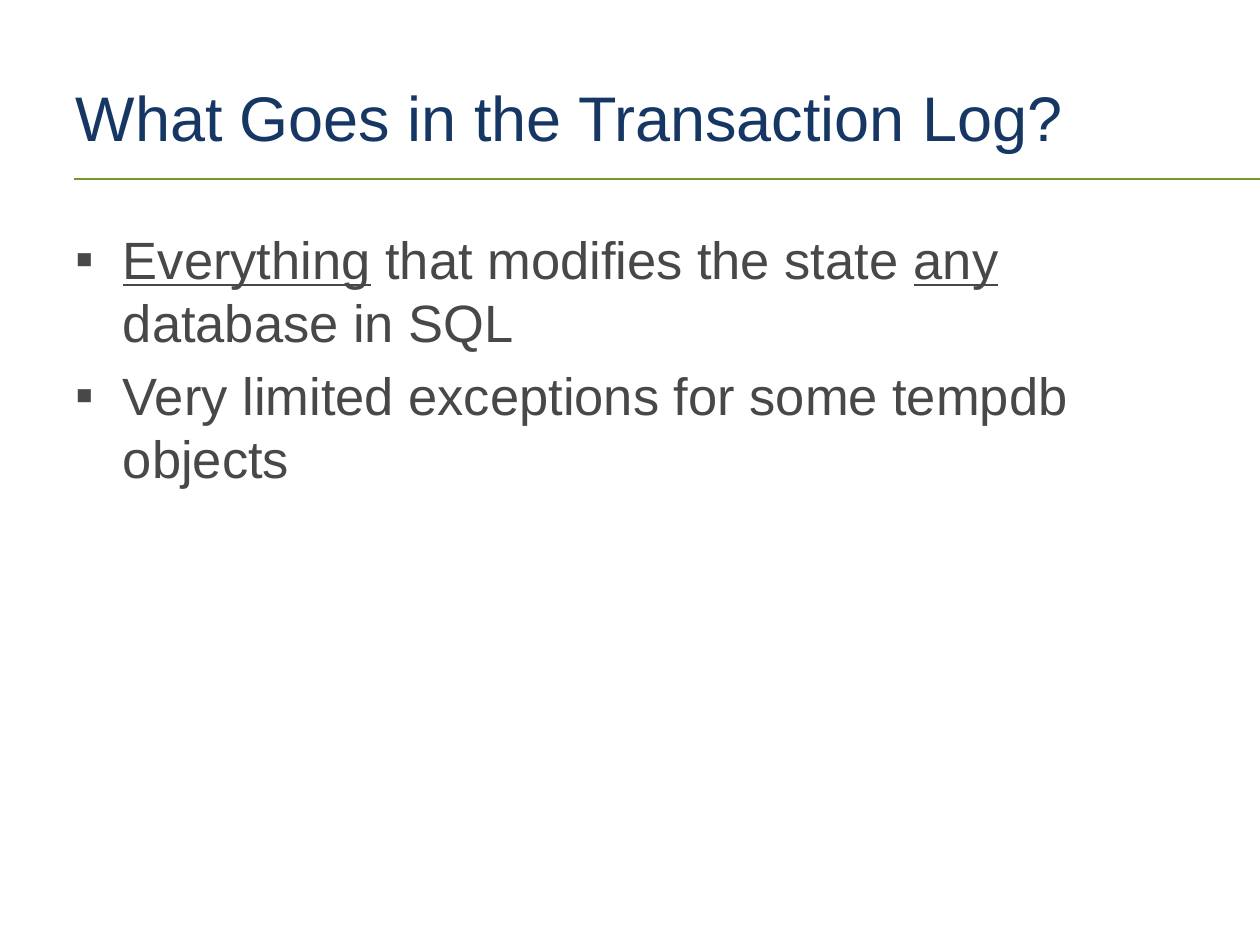
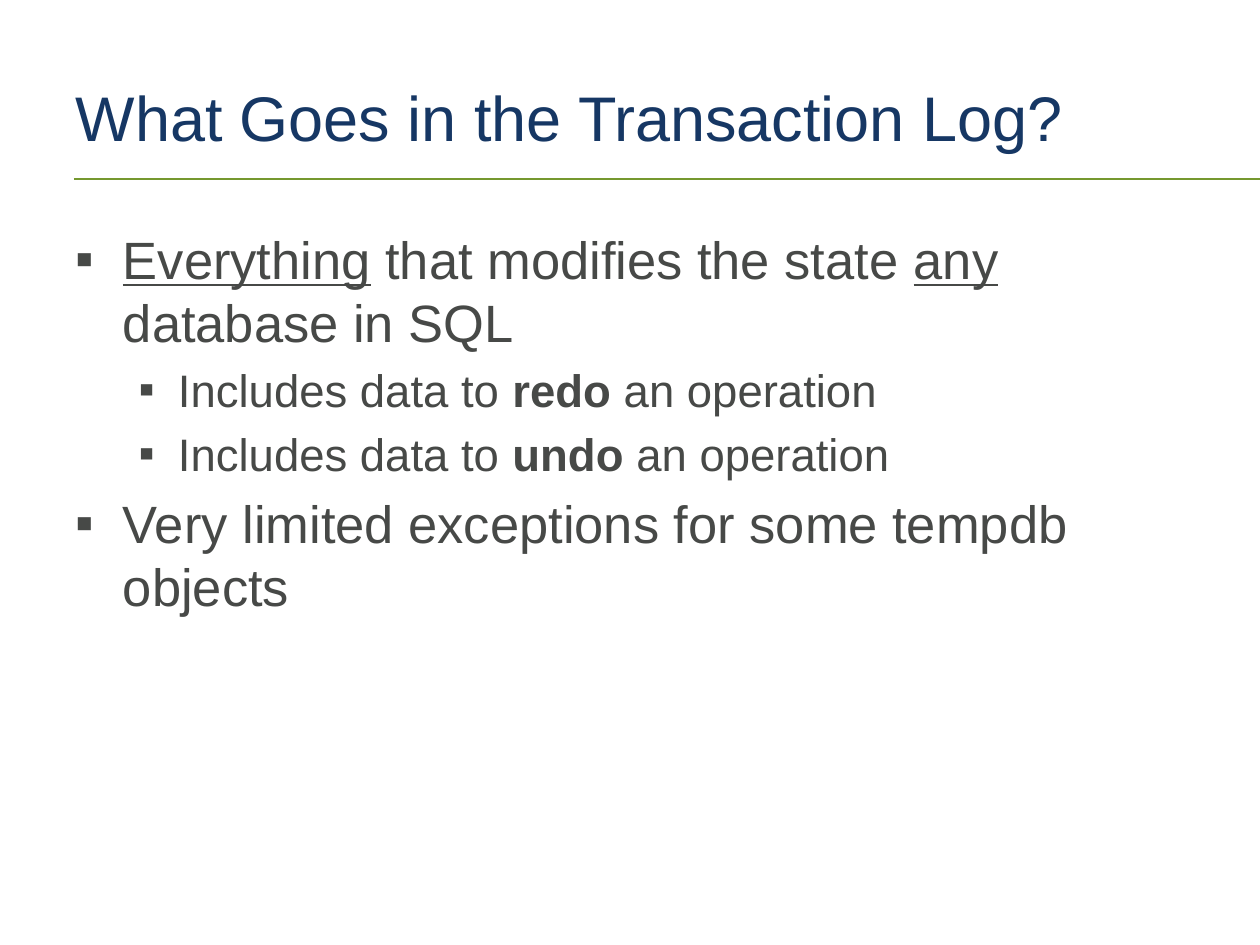
Before and after one commit to tf3604/LogFilePresentation, a slide deck: slide 5 of TransactionLog.pptx. Drawn at 1260x945 pixels with LibreOffice and Linux fonts; fonts in the diff are those of the drawing; background and template pictures are left out. Boxes give left, top, right and bottom in pixels: in the first picture for what was removed or moved away, otherwise in the second. Text is boxed around its words. In the diff, an @@ line names an element or a change of style, - is before the commit and + after.

```diff
--- a/TransactionLog.pptx
+++ b/TransactionLog.pptx
@@ text at [178,374,890,480]: paragraphs added @@
+  ▪ Includes data to redo an operation
+  ▪ Includes data to undo an operation
```
Also in this commit, not shown: 3 other slides changed, 3 slides added, 1 other file.
